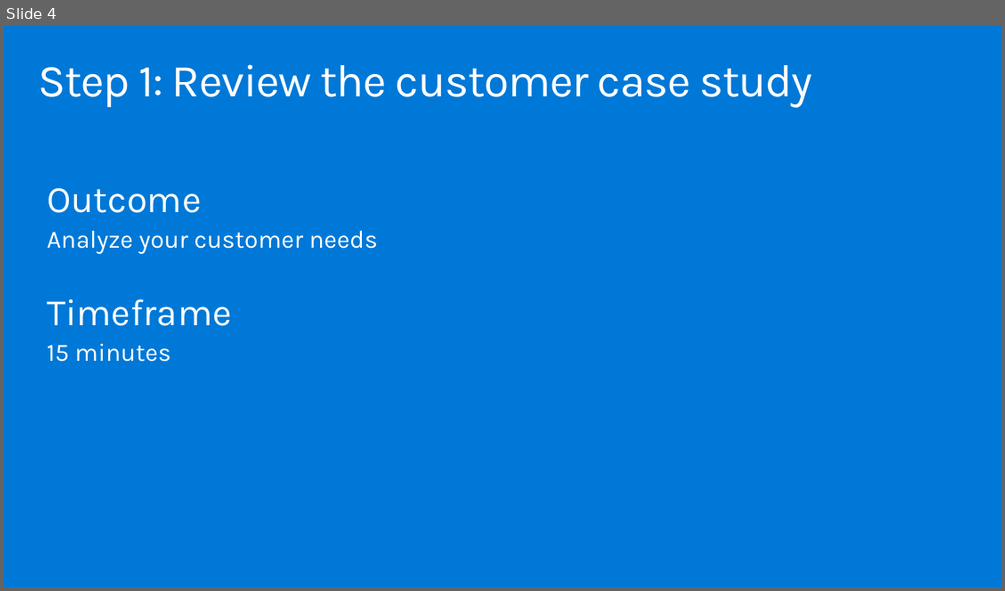
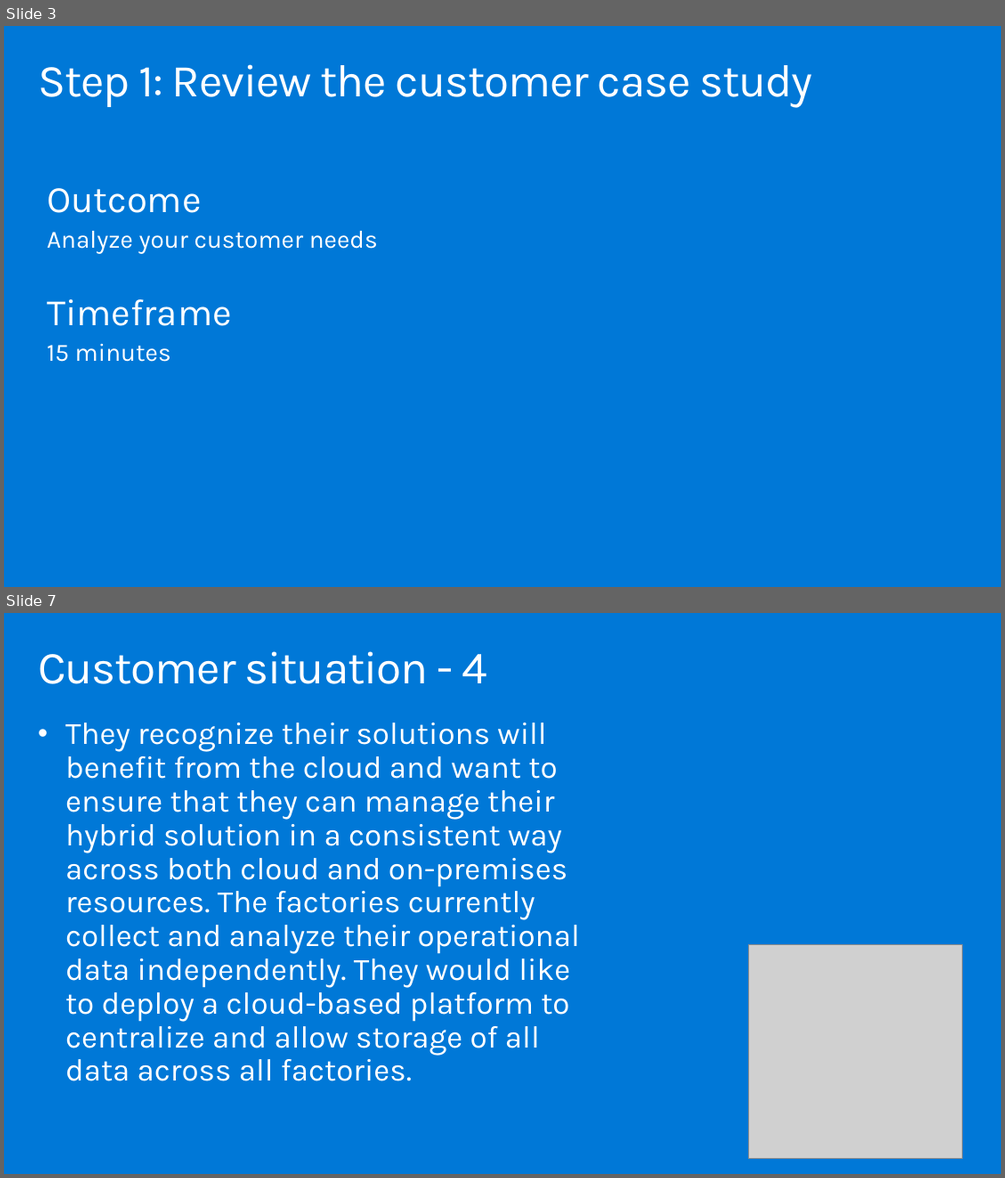
Before and after one commit to solliancenet/MCW-innovate-modernize-apps-with-data-ai, a slide deck: Whiteboard design session/WDS trainer presentation - Innovate and Modernize Apps with Data and AI.pptx. Shown one above the other, each under a label of ours: slide 4 before the commit, slides 3 and 7 after it; the slides between them are not shown. The pictures are 1005x591 and 1005x1178 pixels, drawn with LibreOffice and Linux fonts; fonts in the diff are those of the drawing; grey boxes stand for pictures. Boxes give left, top, right and bottom in pixels: in the first picture for what was removed or moved away, otherwise in the second. Text is boxed around its words. In the diff, an @@ line names an element or a change of style, - is before the commit and + after.

```diff
--- a/Whiteboard design session/WDS trainer presentation - Innovate and Modernize Apps with Data and AI.pptx
+++ b/Whiteboard design session/WDS trainer presentation - Innovate and Modernize Apps with Data and AI.pptx
@@ slide 7 added at box(4, 613, 1001, 1174), background #0078D7 @@
@@ title added at box(38, 651, 488, 684), 44.1 pt, text #FFFFFF @@
+Customer situation - 4
@@ text added at box(65, 722, 580, 1081), 30 pt, text #FFFFFF @@
+• They recognize their solutions will benefit from the cloud and want to ensure that they can manage their hybrid solution in a consistent way across both cloud and on-premises resources. The factories currently collect and analyze their operational data independently. They would like to deploy a cloud-based platform to centralize and allow storage of all data across all factories.
@@ picture added at box(749, 944, 963, 1159) @@
@@ what was slide 4 is now slide 3 @@
```
Also in this commit, not shown: 1 slide changed, 14 other slides added, 19 slides removed, 1 other file.
